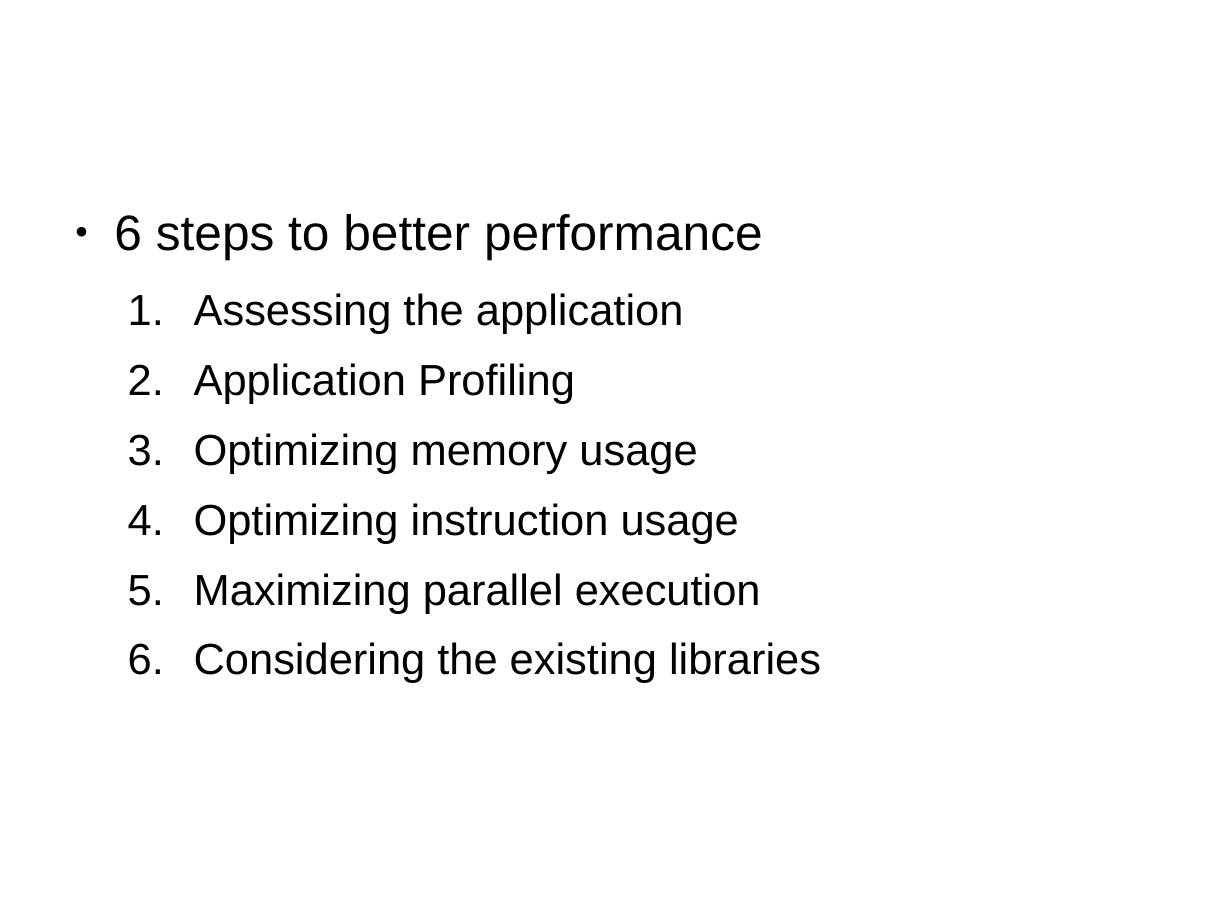
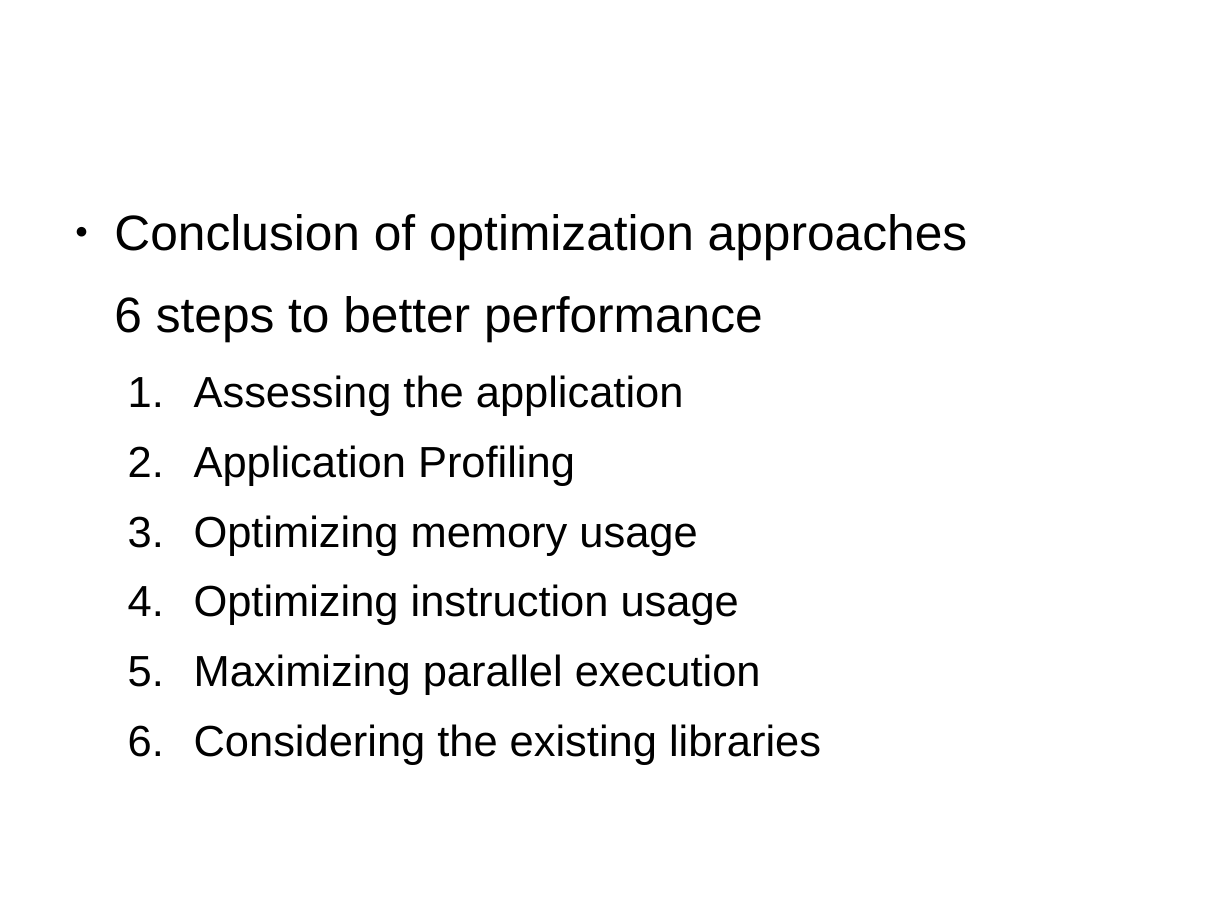
Before and after one commit to forestcheng/cudahmmsearch, a slide deck: slide 21 of thesis/thesisDefense.odp (slide 19 before the commit). Drawn at 1232x924 pixels with LibreOffice and Linux fonts; fonts in the diff are those of the drawing; background and template pictures are left out. Boxes give left, top, right and bottom in pixels: in the first picture for what was removed or moved away, otherwise in the second. Text is boxed around its words. In the diff, an @@ line names an element or a change of style, - is before the commit and + after.

```diff
--- a/thesis/thesisDefense.odp
+++ b/thesis/thesisDefense.odp
@@ text at [114,214,968,260]: paragraph added @@
+● Conclusion of optimization approaches
@@ text at [114,296,763,341]: bullet ● to none @@
```
Also in this commit, not shown: 3 other slides changed, 2 slides added, 1 other file.
